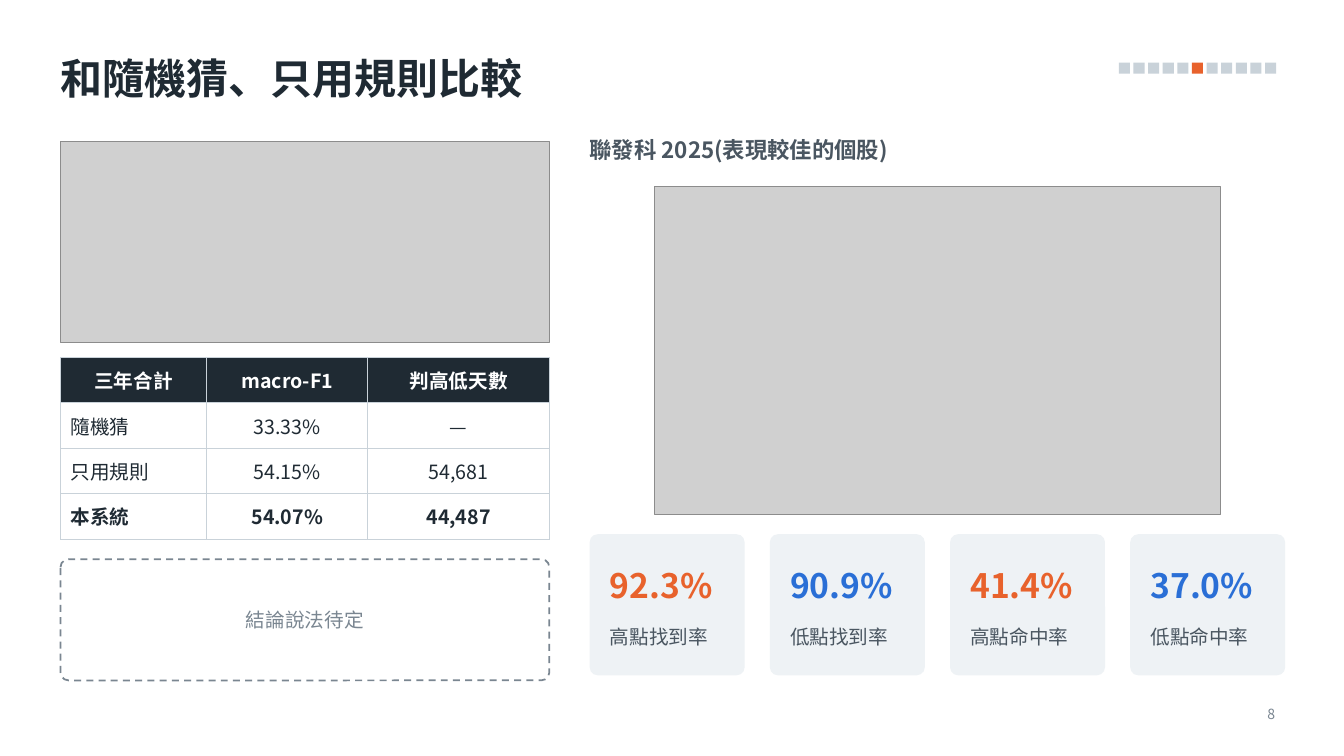
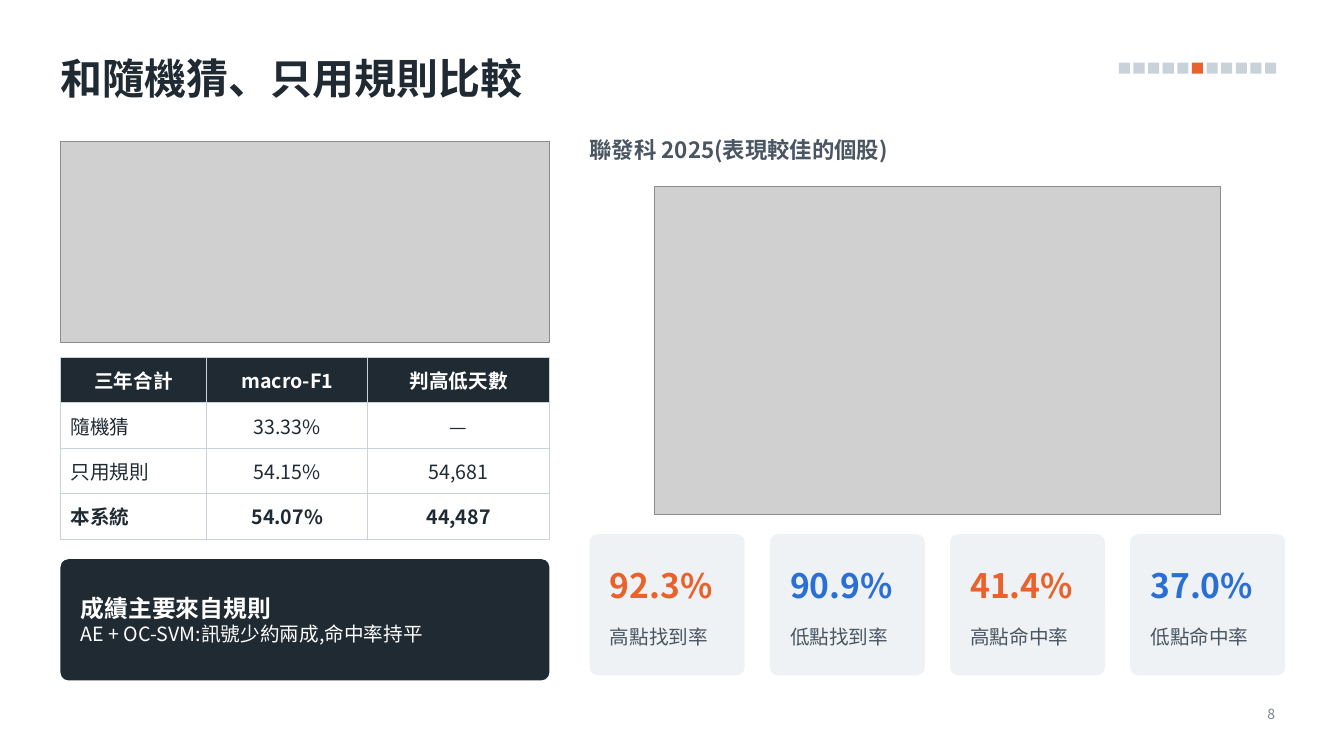
Before and after one commit to alextixu/fcukproject, a slide deck: slide 8 of method_kline_peak/report/專題簡報_v2.pptx. Drawn at 1344x756 pixels with LibreOffice and Linux fonts; fonts in the diff are those of the drawing; grey boxes stand for pictures. Boxes give left, top, right and bottom in pixels: in the first picture for what was removed or moved away, otherwise in the second. Text is boxed around its words. In the diff, an @@ line names an element or a change of style, - is before the commit and + after.

```diff
--- a/method_kline_peak/report/專題簡報_v2.pptx
+++ b/method_kline_peak/report/專題簡報_v2.pptx
@@ rounded rectangle at box(60, 560, 549, 681): fill #FFFFFF to #1F2A33; outline #7A8691 1.25 pt dashed to none @@
@@ text at box(81, 596, 423, 645): text changed; text colour #7A8691 to #FFFFFF @@
-結論說法待定
+成績主要來自規則
+AE + OC-SVM:訊號少約兩成,命中率持平
```
Also in this commit, not shown: 3 other slides changed, 7 other files.
